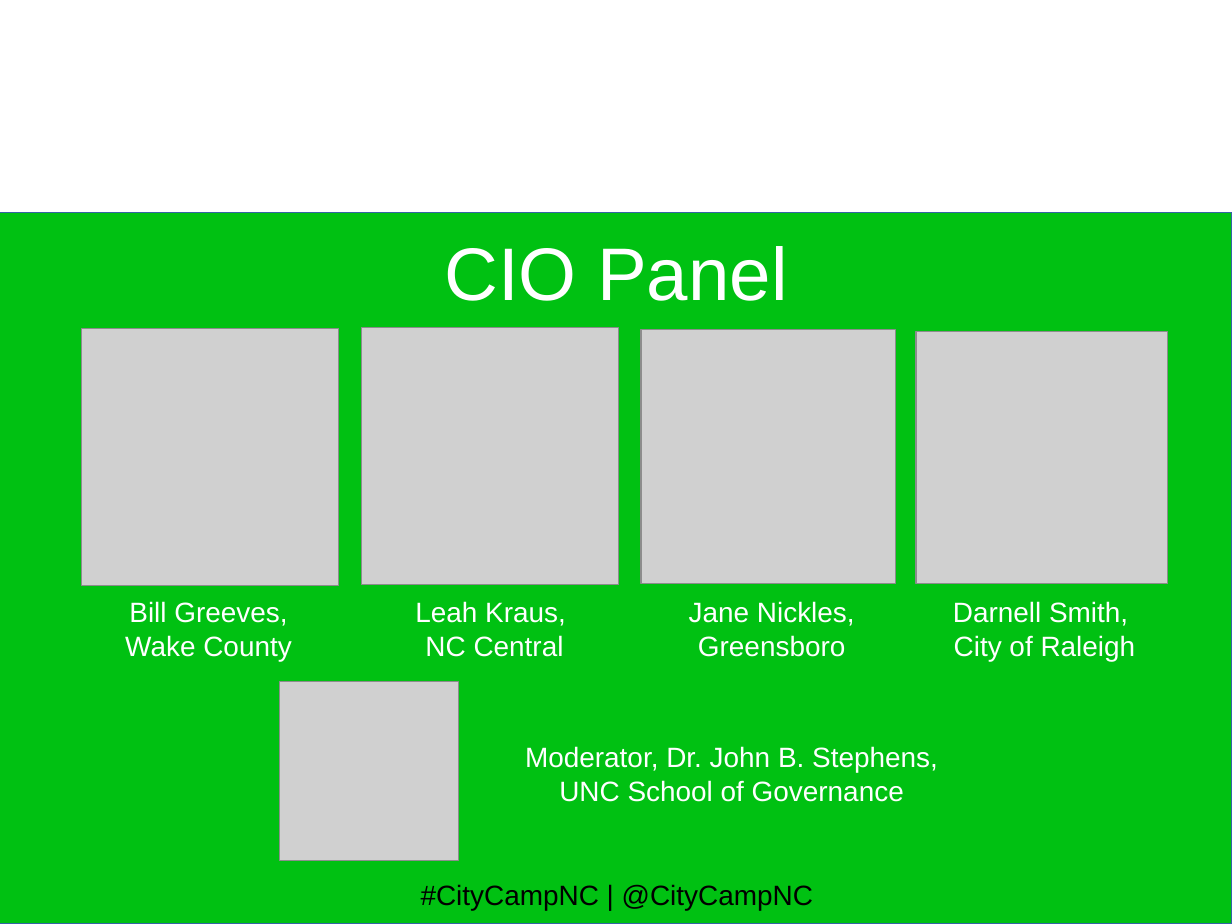
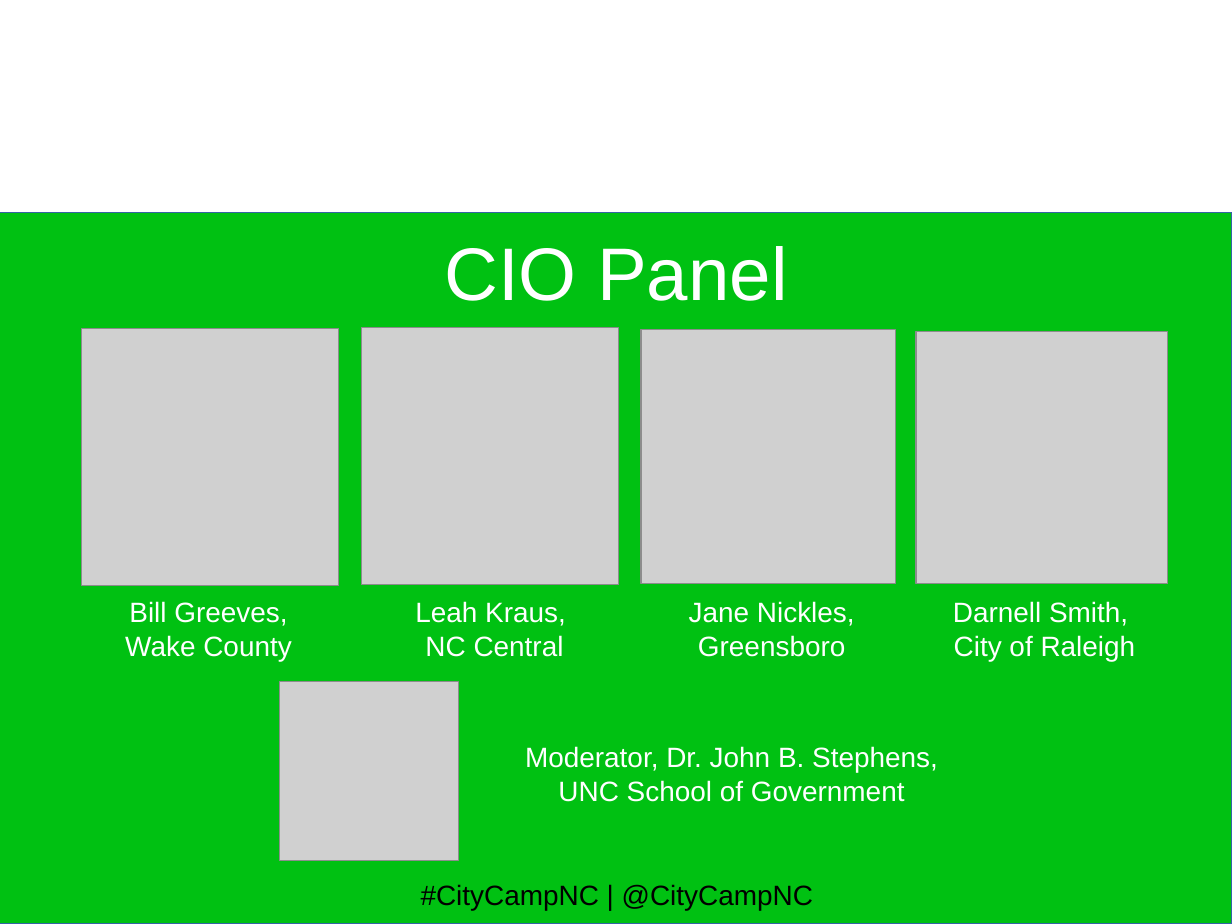
Before and after one commit to jhibbets/presentations, a slide deck: slide 22 of CCNC_2016.odp. Drawn at 1232x924 pixels with LibreOffice and Linux fonts; fonts in the diff are those of the drawing; grey boxes stand for pictures; background and template pictures are left out. Boxes give left, top, right and bottom in pixels: in the first picture for what was removed or moved away, otherwise in the second. Text is boxed around its words. In the diff, an @@ line names an element or a change of style, - is before the commit and + after.

Commit message:
Updated John Stephens headshot and title

```diff
--- a/CCNC_2016.odp
+++ b/CCNC_2016.odp
@@ text at <box>525,746,938,802</box>: text changed @@
-Moderator, Dr. John B. Stephens, UNC School of Governance
+Moderator, Dr. John B. Stephens, UNC School of Government
```
